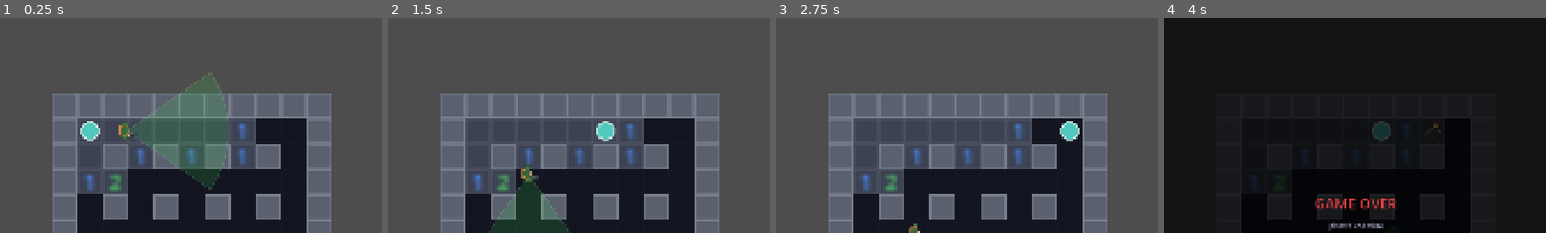
Above: before the commit, frames 1-4 (left to right).
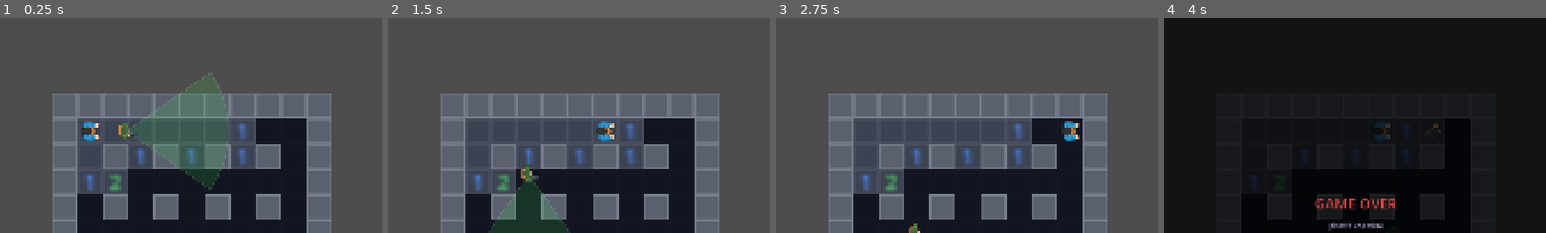
Above: after the commit, the same moments.

Repository: MayraSRS04/Darkfield
Game: Godot game, scene res://scenes/01_juego.tscn
The game is run twice, just before and just after one commit, with the same random seed, the same clock (stepped at 60 frames per second) and the same inputs. This scene is started directly instead of the project's main scene.
Inputs:
- Up to frame 1 (0.25 s): no input
- Up to frame 2 (1.5 s): tap Enter at 0.5 s; hold Right (ui_right) 0.53-1.28 s; tap F at 0.6, 1.35 s; tap Space at 0.77 s; hold Down (ui_down) from 1.28 s (still down)
- Up to frame 3 (2.75 s): tap Space at 1.52 s; release Down (ui_down) at 2.03 s; hold Right (ui_right) from 2.03 s (still down); tap F at 2.1 s
- Up to frame 4 (4 s): release Right (ui_right) at 2.78 s; hold Up (ui_up) 2.78-3.53 s; tap F at 2.85, 3.6 s; tap Space at 3.02, 3.77 s; hold Left (ui_left) from 3.53 s (still down)
The pictures show only the part of the screen within x 25-75%, y 0-50%; the shares and areas given below are measured in that part.

The runs differ from the first frame. In frame 1, 0.4% of the frame differs, in the area x 21-27%, y 48-58%; in frame 2, 0.4%; in frame 3, 0.4%, in the area x 74-80%, y 48-58%; in frame 4, 0.2%.

Commit message:
aumentando imagen para el jugador

Diff:
--- a/actors/jugador.tscn
+++ b/actors/jugador.tscn
@@ -1,7 +1,7 @@
 [gd_scene format=3 uid="uid://45610vclphqv"]
 
 [ext_resource type="Script" uid="uid://b7y0vqsryi2sp" path="res://actors/jugador.gd" id="1_xye6u"]
-[ext_resource type="Texture2D" uid="uid://bvio4rd7v85dr" path="res://recursos/sprites/jugador.png" id="2_ps5l3"]
+[ext_resource type="Texture2D" uid="uid://c87xqiouhdc68" path="res://recursos/sprites/manBlue_hold.png" id="2_xye6u"]
 
 [sub_resource type="CircleShape2D" id="CircleShape2D_nxmki"]
 radius = 6.0
@@ -10,7 +10,9 @@
 script = ExtResource("1_xye6u")
 
 [node name="Sprite2D" type="Sprite2D" parent="." unique_id=748234583]
-texture = ExtResource("2_ps5l3")
+position = Vector2(2.9802322e-07, 4.7683716e-07)
+scale = Vector2(0.34285712, 0.27906978)
+texture = ExtResource("2_xye6u")
 
 [node name="CollisionShape2D" type="CollisionShape2D" parent="." unique_id=1843168879]
 shape = SubResource("CircleShape2D_nxmki")
Binary file added: recursos/sprites/manBlue_hold.png
